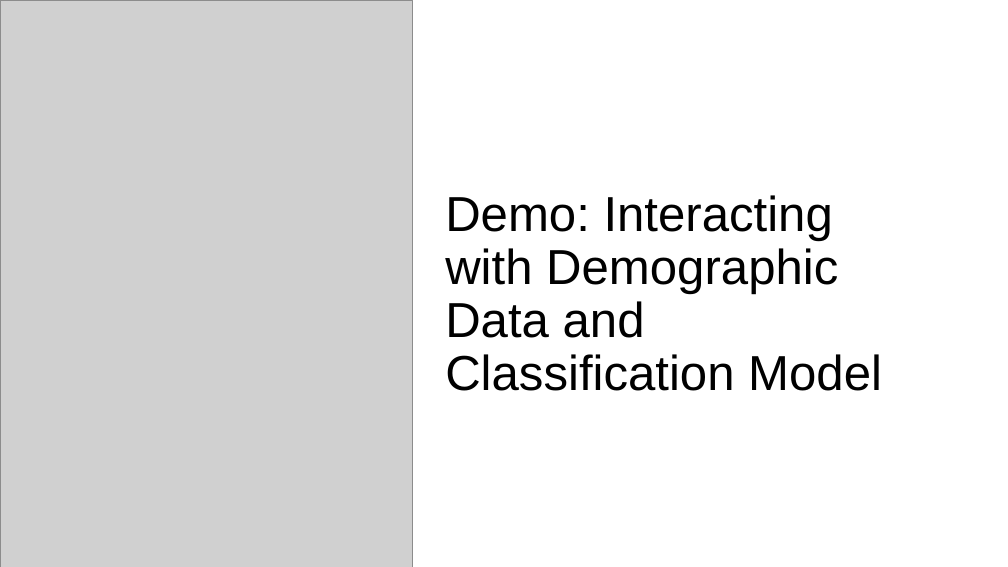
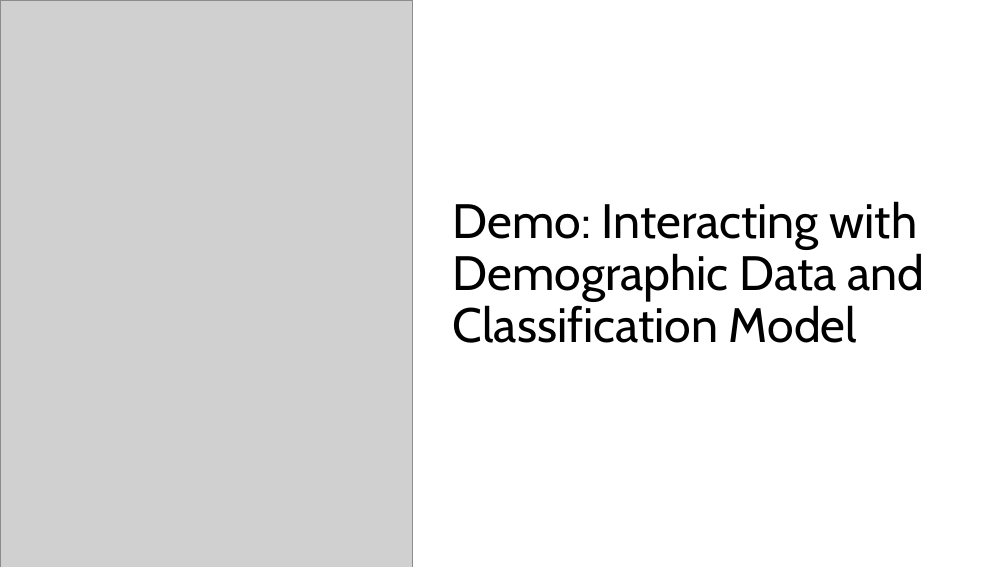
Before and after one commit to cxclark/covid19-analysis, a slide deck: slide 13 of 2020_10_30_covid_usa_analysis.pptx. Drawn at 1008x567 pixels with LibreOffice and Linux fonts; fonts in the diff are those of the drawing; grey boxes stand for pictures. Boxes give left, top, right and bottom in pixels: in the first picture for what was removed or moved away, otherwise in the second. Text is boxed around its words. In the diff, an @@ line names an element or a change of style, - is before the commit and + after.

```diff
--- a/2020_10_30_covid_usa_analysis.pptx
+++ b/2020_10_30_covid_usa_analysis.pptx
@@ title "Demo: Interacting with Demographic Data ...": place and size @@
-title "Demo: Interacting with Demographic Data ..." at box(445, 195, 882, 391)
+title "Demo: Interacting with Demographic Data ..." at box(453, 201, 924, 343)
@@ title "Demo: Interacting with Demographic Data ..." at box(453, 201, 924, 343): size 46.8 to 46 pt, font Arial to Cabin; vertical alignment bottom to middle @@
```
Also in this commit, not shown: 22 other slides changed, 2 other files.
